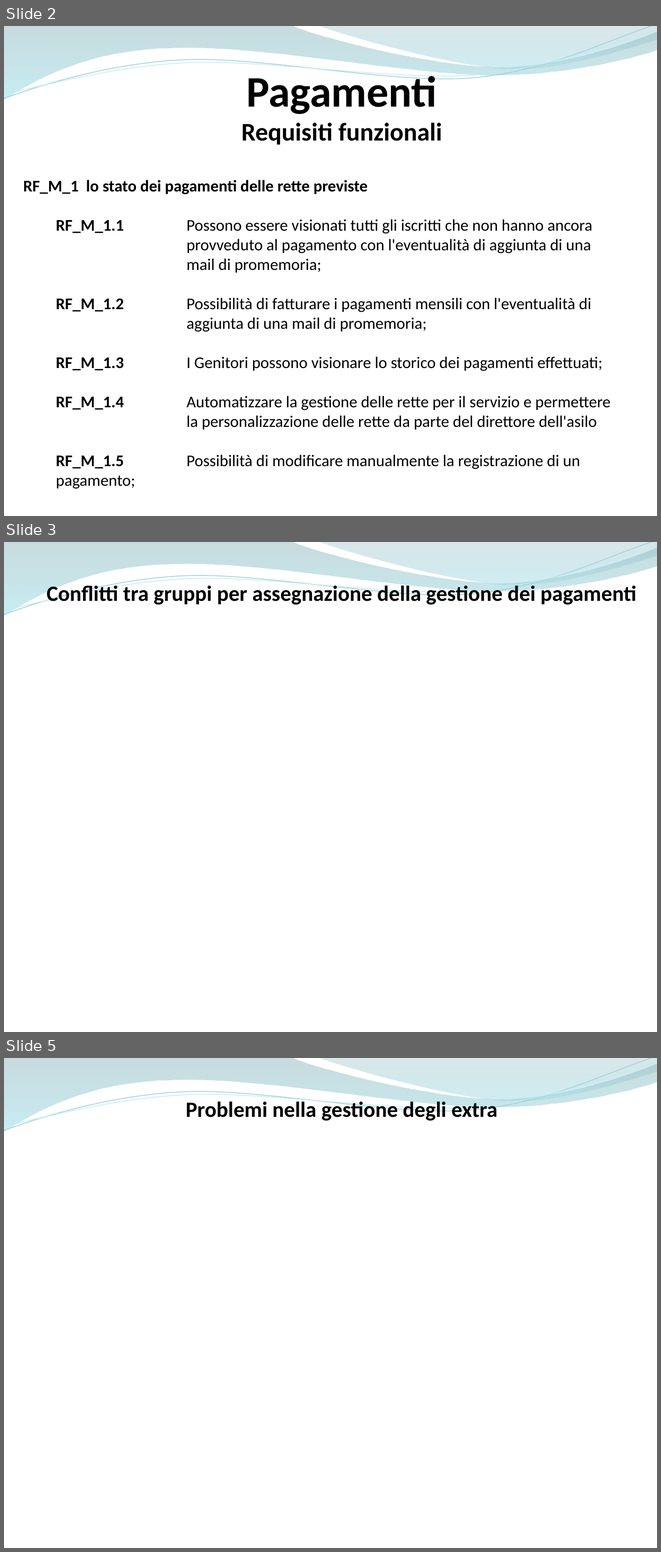
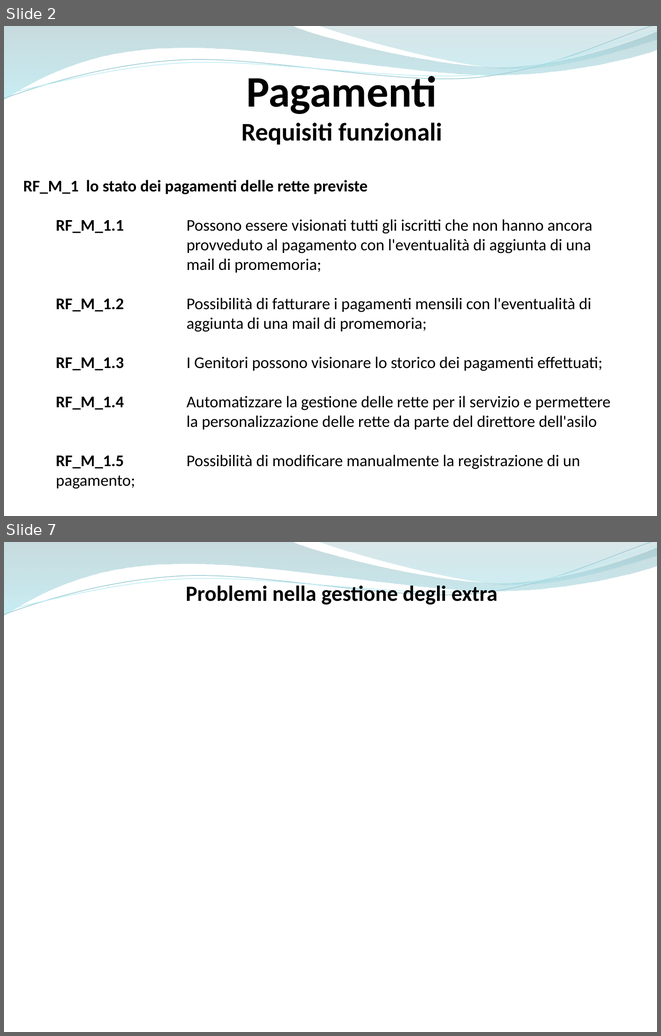
Before and after one commit to ammirate/at-silo, a slide deck: Presentazione/Atsilo2/Parisi/Atsilo_M_Parisi.pptx. Shown one above the other, each under a label of ours: slides 2, 3 and 5 before the commit, slides 2 and 7 after it; the slides between them are not shown. The pictures are 661x1552 and 661x1036 pixels, drawn with LibreOffice and Linux fonts; fonts in the diff are those of the drawing. Boxes give left, top, right and bottom in pixels: in the first picture for what was removed or moved away, otherwise in the second. Text is boxed around its words. In the diff, an @@ line names an element or a change of style, - is before the commit and + after.

```diff
--- a/Presentazione/Atsilo2/Parisi/Atsilo_M_Parisi.pptx
+++ b/Presentazione/Atsilo2/Parisi/Atsilo_M_Parisi.pptx
@@ slide 3 removed at box(4, 542, 657, 1032), background #FFFFFF; not listed: 4 template elements that a slide beside it also shows @@
@@ text removed at box(46, 583, 636, 606) @@
-Conflitti tra gruppi per assegnazione della gestione dei pagamenti
@@ what was slide 5 is now slide 7 @@
```
Also in this commit, not shown: 3 slides changed, 4 slides added, 1 other slide removed.
